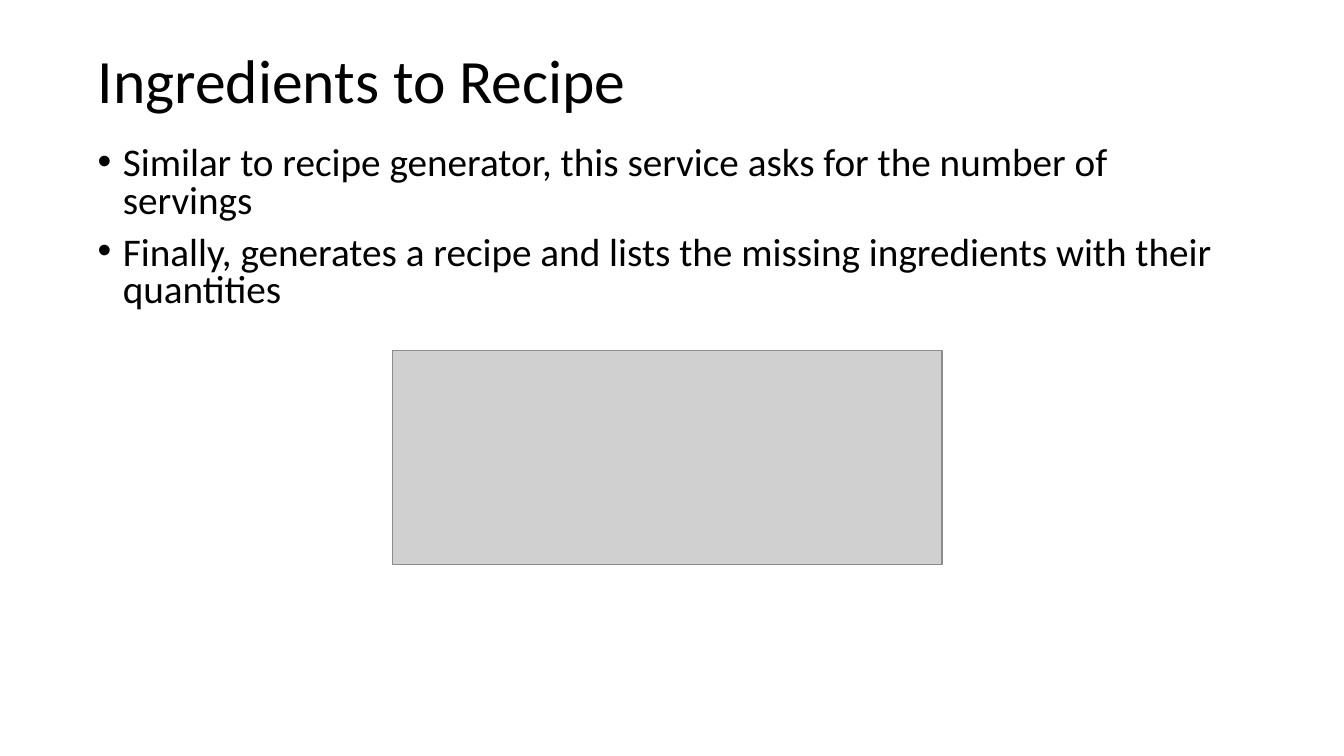
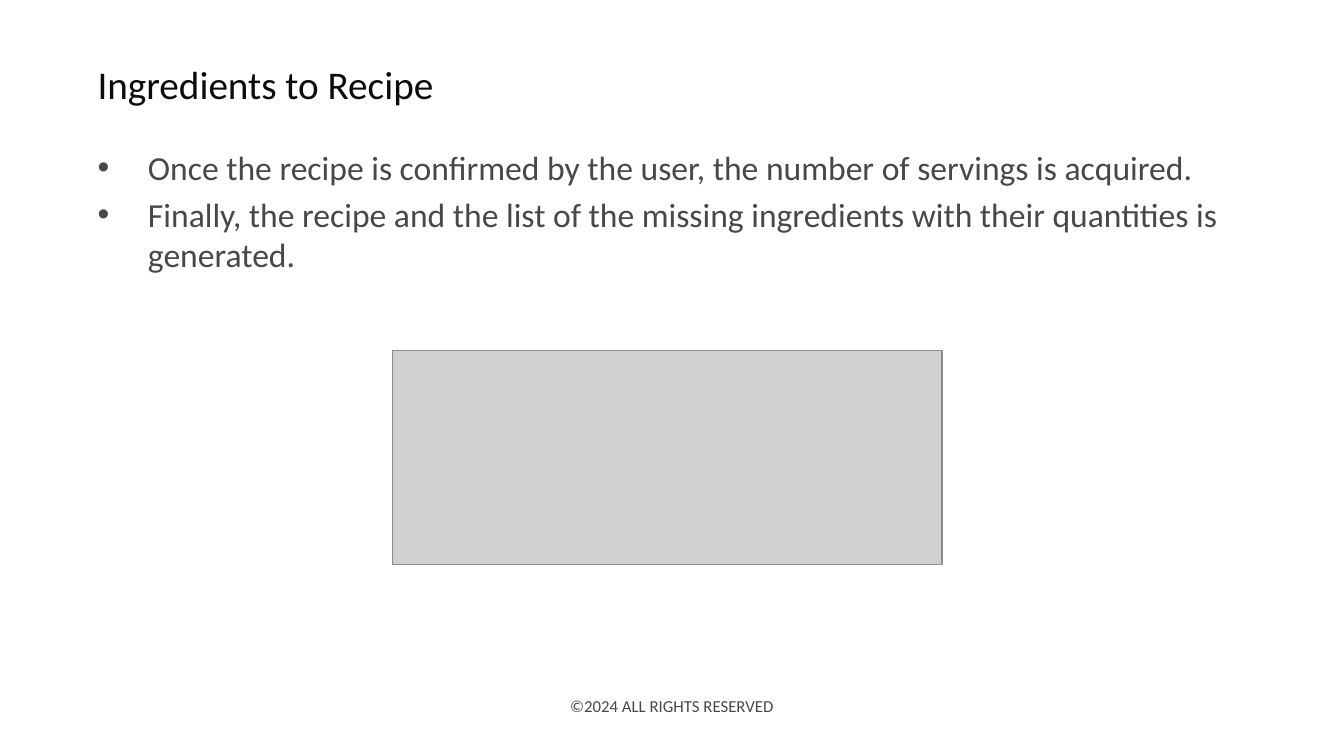
Before and after one commit to deepnetworkgmbh/generative-ai, a slide deck: slide 14 of recipe_generation/Presentation.pptx. Drawn at 1344x756 pixels with LibreOffice and Linux fonts; fonts in the diff are those of the drawing; grey boxes stand for pictures; background and template pictures are left out. Boxes give left, top, right and bottom in pixels: in the first picture for what was removed or moved away, otherwise in the second. Text is boxed around its words. In the diff, an @@ line names an element or a change of style, - is before the commit and + after.

Commit message:
(recipe_generation): Updated the presentation

```diff
--- a/recipe_generation/Presentation.pptx
+++ b/recipe_generation/Presentation.pptx
@@ title "Ingredients to Recipe" at bbox=[98, 71, 434, 106]: size 44 to 28 pt, text colour #000000 to #0B0B0B; line spacing 0.9 to 1 @@
@@ text at bbox=[148, 156, 1217, 273]: text changed; size 28 to 24 pt; text colour #000000 to #484848 @@
-• Similar to recipe generator, this service asks for the number of servings
-• Finally, generates a recipe and lists the missing ingredients with their quantities
+• Once the recipe is confirmed by the user, the number of servings is acquired.
+• Finally, the recipe and the list of the missing ingredients with their quantities is generated.
@@ text added at bbox=[570, 700, 773, 712], 12 pt, text #484848 @@
+©2024 ALL RIGHTS RESERVED
```
Also in this commit, not shown: 16 other slides changed, 4 slides added, 3 slides removed, 1 other file.
